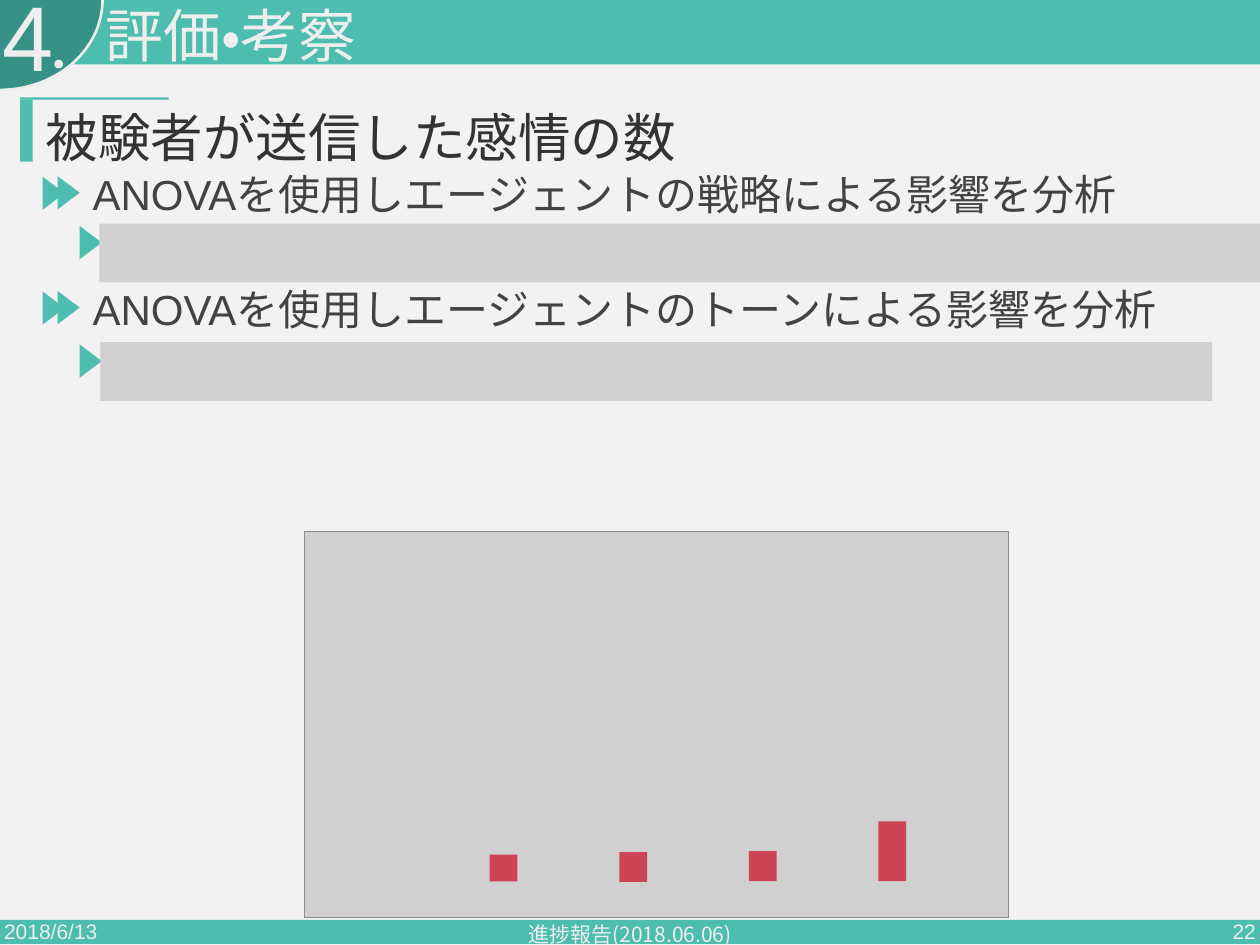
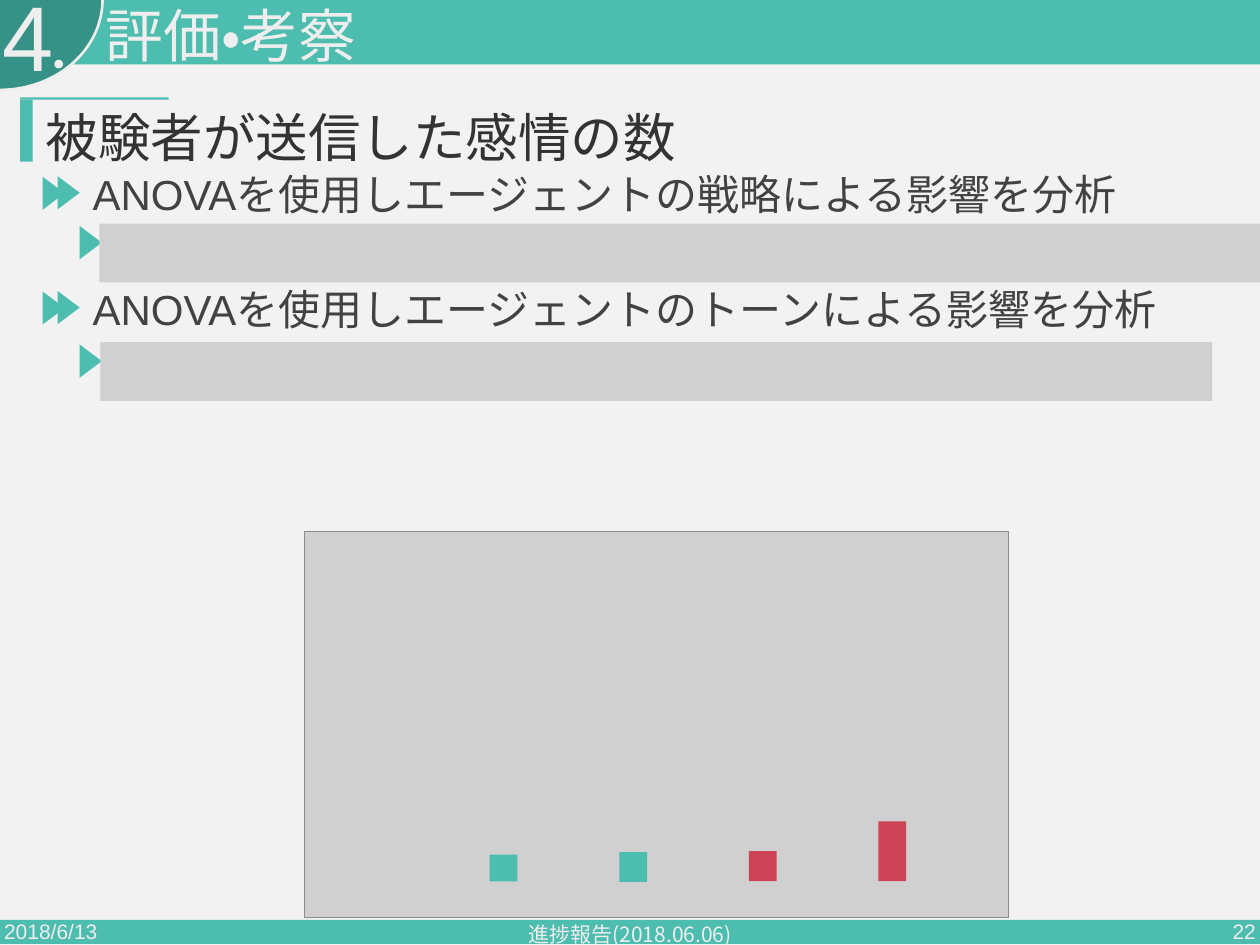
Before and after one commit to PajamaDrive/presentation, a slide deck: slide 22 of presentation_2nd.pptx. Drawn at 1260x945 pixels with LibreOffice and Linux fonts; fonts in the diff are those of the drawing; grey boxes stand for pictures. Boxes give left, top, right and bottom in pixels: in the first picture for what was removed or moved away, otherwise in the second. Text is boxed around its words. In the diff, an @@ line names an element or a change of style, - is before the commit and + after.

```diff
--- a/presentation_2nd.pptx
+++ b/presentation_2nd.pptx
@@ rectangle at (490, 854, 517, 881): fill #CE4457 to #4DBDB0 @@
@@ rectangle at (619, 852, 647, 882): fill #CE4457 to #4DBDB0 @@
```
Also in this commit, not shown: 2 other slides changed.
